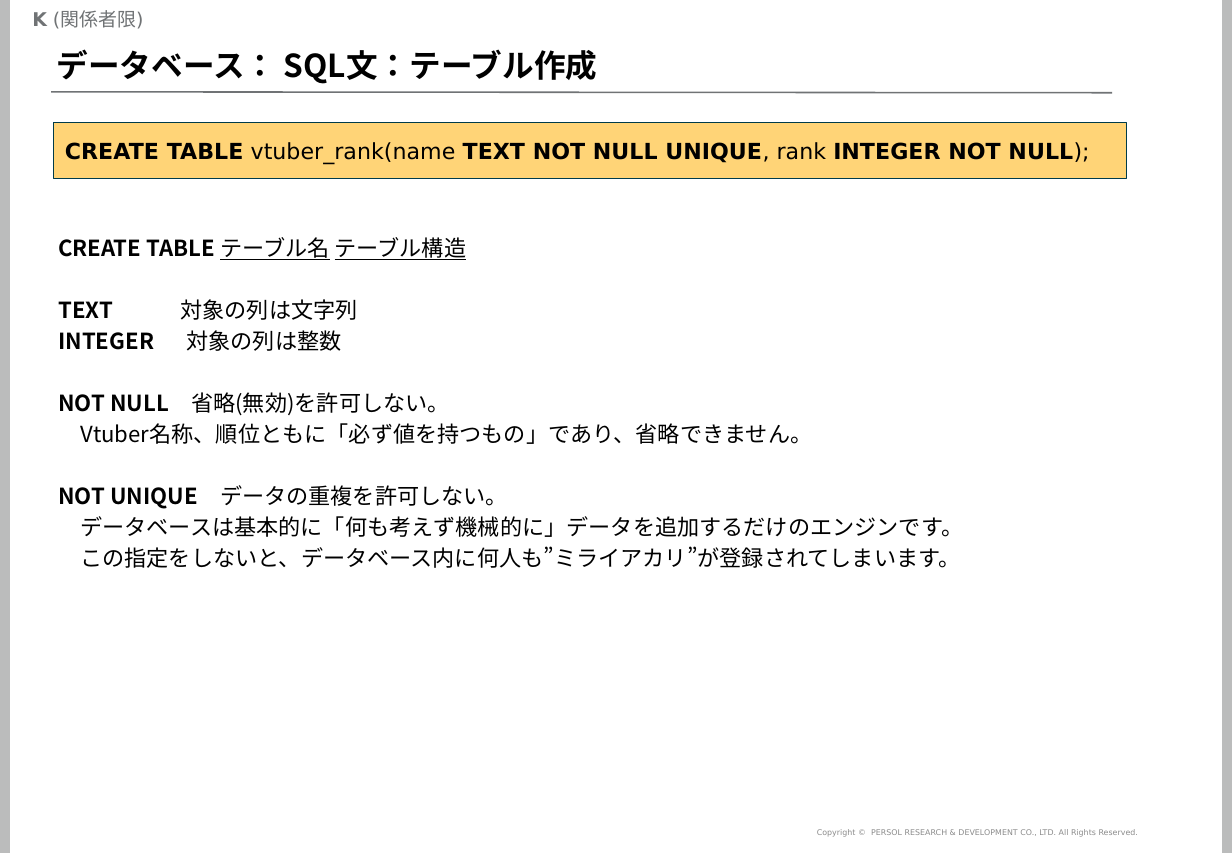
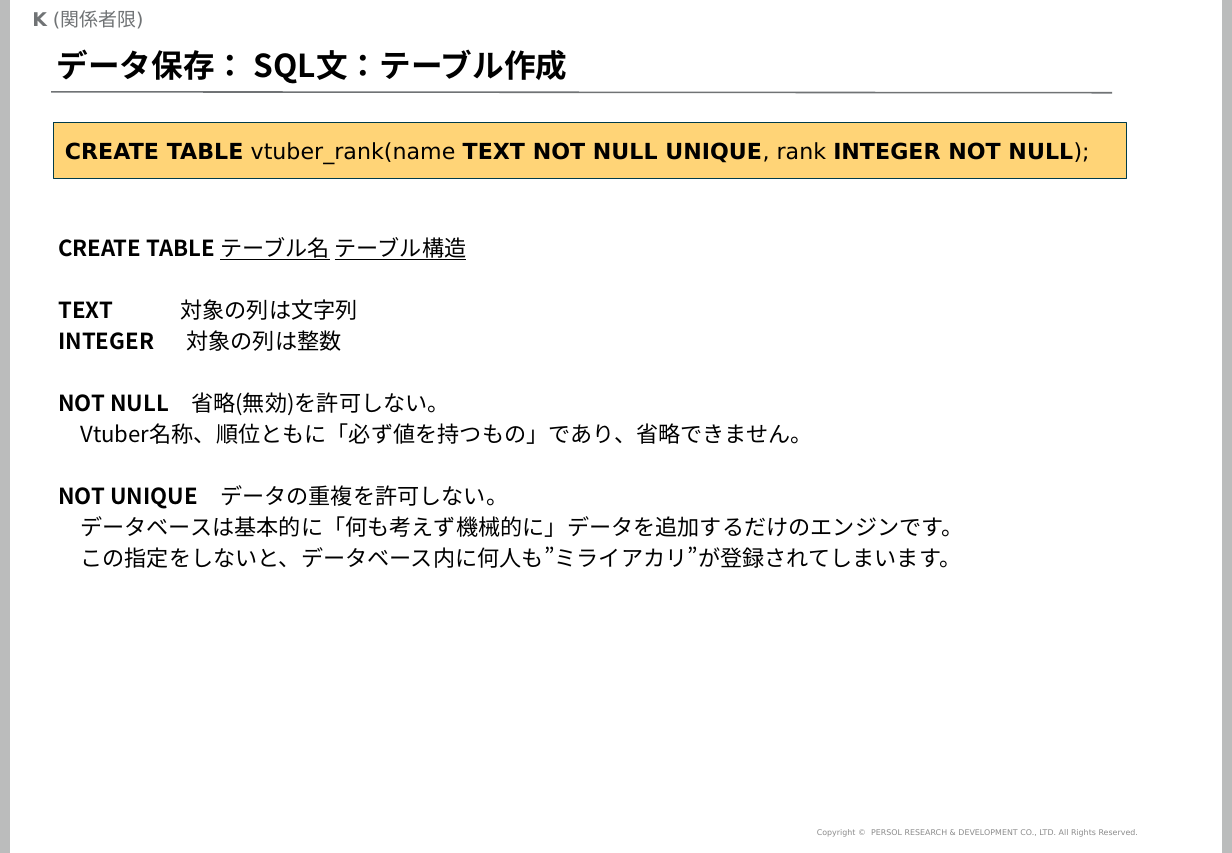
Before and after one commit to mogrodown/python_session, a slide deck: slide 44 of doc/python中級講座_2020.pptx. Drawn at 1232x853 pixels with LibreOffice and Linux fonts; fonts in the diff are those of the drawing; background and template pictures are left out. Boxes give left, top, right and bottom in pixels: in the first picture for what was removed or moved away, otherwise in the second. Text is boxed around its words. In the diff, an @@ line names an element or a change of style, - is before the commit and + after.

```diff
--- a/doc/python中級講座_2020.pptx
+++ b/doc/python中級講座_2020.pptx
@@ title at [57, 49, 568, 84]: text changed @@
-データベース： SQL文：テーブル作成
+データ保存： SQL文：テーブル作成
```
Also in this commit, not shown: 10 other slides changed, 1 slide added, 1 slide removed, 2 other files.
